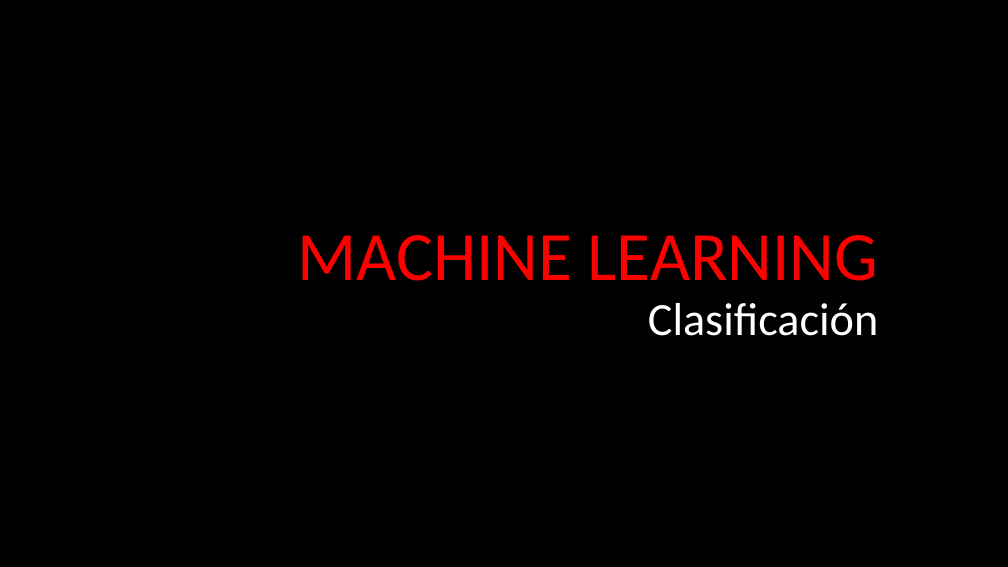
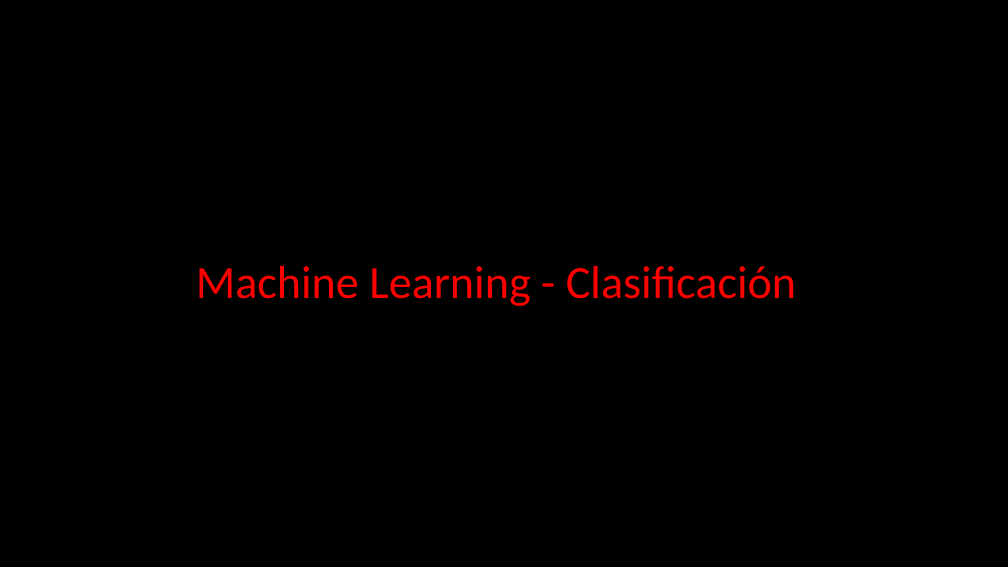
Before and after one commit to franciscocanon-thebridge/bootcamp_thebridge_PTSep20, a slide deck: slide 1 of Bloque 3 - Machine Learning/01_Supervisado/2-Logistic Regression/ML - Classification.pptx. Drawn at 1008x567 pixels with LibreOffice and Linux fonts; fonts in the diff are those of the drawing. Boxes give left, top, right and bottom in pixels: in the first picture for what was removed or moved away, otherwise in the second. Text is boxed around its words. In the diff, an @@ line names an element or a change of style, - is before the commit and + after.

```diff
--- a/Bloque 3 - Machine Learning/01_Supervisado/2-Logistic Regression/ML - Classification.pptx
+++ b/Bloque 3 - Machine Learning/01_Supervisado/2-Logistic Regression/ML - Classification.pptx
@@ text at (196, 266, 796, 306): text changed; size 66 to 44 pt @@
-MACHINE LEARNING
-Clasificación
+Machine Learning - Clasificación
```
Also in this commit, not shown: 1 other slide changed, 1 slide removed, 10 other files.
